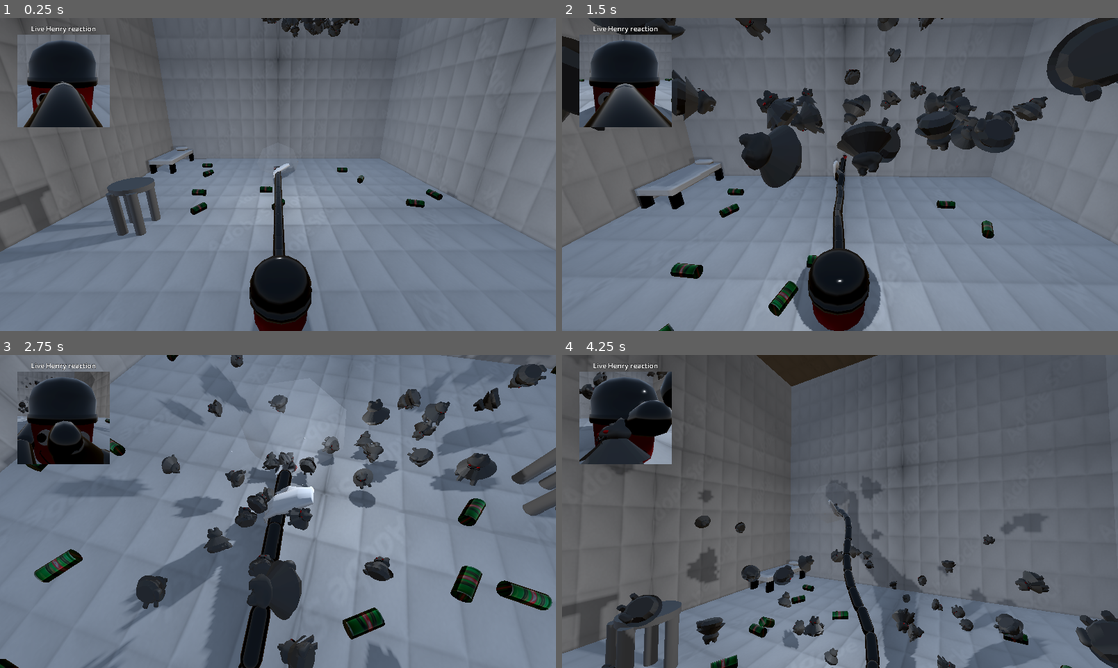
Above: before the commit, frames 1-4 (two rows, left to right).
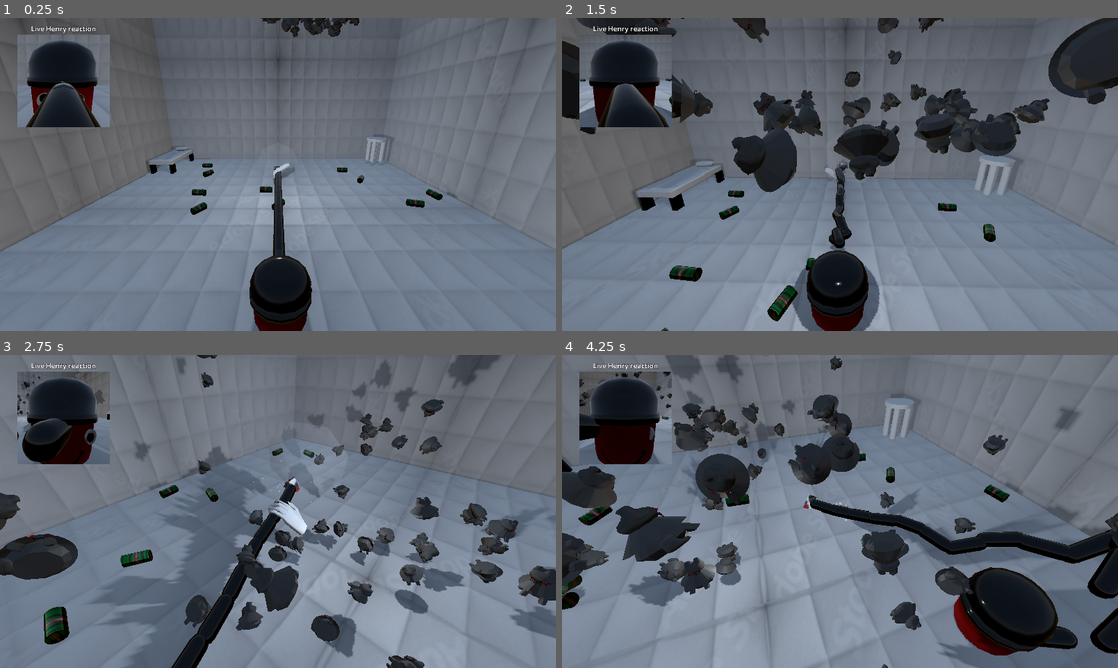
Above: after the commit, the same moments.

Repository: AleksGameJam/game-jam-2026
Game: Godot game, scene res://enemies/RoomWithEnemies.tscn
Same seed, same stepped clock (60 frames per second), same inputs: the game is played once before the commit and once after it. This scene is started directly instead of the project's main scene. Sound files missing from this copy of the repository are replaced by a short silence.
Inputs:
- Up to frame 1 (0.25 s): no input
- Up to frame 2 (1.5 s): hold E (rotate_right) 0.53-1.28 s; hold Space (turbo_mode) 0.53-1.28 s; hold Down (ui_down) from 1.28 s (still down); tap Space (turbo_mode) at 1.35 s
- Up to frame 3 (2.75 s): release Down (ui_down) at 2.03 s; hold E (rotate_right) from 2.03 s (still down); hold Space (turbo_mode) from 2.03 s (still down)
- Up to frame 4 (4.25 s): release E (rotate_right) at 2.78 s; release Space (turbo_mode) at 2.78 s; hold Up (ui_up) 2.78-3.53 s; tap Space (turbo_mode) at 2.85 s; hold Q (rotate_left) from 3.53 s (still down); hold Space (turbo_mode) from 3.53 s (still down)

The runs differ from the first frame. In frame 1, 2.3% of the frame differs, in the area x 0-71%, y 0-78%; in frame 2, 6.8%; in frame 3, 47%; in frame 4, 77%, in the area x 0-100%, y 0-100%.

Commit message:
chairsss

Diff:
--- a/enemies/RoomWithEnemies.tscn
+++ b/enemies/RoomWithEnemies.tscn
@@ -32,13 +32,23 @@
 
 [sub_resource type="WorldBoundaryShape3D" id="WorldBoundaryShape3D_5m2fx"]
 
+[sub_resource type="StandardMaterial3D" id="StandardMaterial3D_6aog7"]
+
 [sub_resource type="CylinderMesh" id="CylinderMesh_uu3oo"]
+material = SubResource("StandardMaterial3D_6aog7")
 height = 4.9799805
 
+[sub_resource type="StandardMaterial3D" id="StandardMaterial3D_auac0"]
+
 [sub_resource type="CylinderMesh" id="CylinderMesh_0elac"]
+material = SubResource("StandardMaterial3D_auac0")
 top_radius = 2.2
 bottom_radius = 2.2
 height = 0.5982666
+
+[sub_resource type="CylinderShape3D" id="CylinderShape3D_5m2fx"]
+height = 5.240967
+radius = 2.203125
 
 [node name="Room" type="Node3D" unique_id=405966503]
 script = ExtResource("1_gvfet")
@@ -323,6 +333,33 @@
 
 [node name="Ground" type="CollisionShape3D" parent="Ground" unique_id=1832173895]
 shape = SubResource("WorldBoundaryShape3D_5m2fx")
+
+[node name="Stool" type="RigidBody3D" parent="Ground" unique_id=1032738131]
+transform = Transform3D(1, 0, 0, 0, 1, 0, 0, 0, 1, -23.334156, 4.1111126, 18.38451)
+
+[node name="MeshInstance3D" type="MeshInstance3D" parent="Ground/Stool" unique_id=274514727]
+transform = Transform3D(1, 0, 0, 0, 1, 0, 0, 0, 1, -1.2186165, -0.38820457, 0.3567729)
+mesh = SubResource("CylinderMesh_uu3oo")
+
+[node name="MeshInstance3D3" type="MeshInstance3D" parent="Ground/Stool" unique_id=348695858]
+transform = Transform3D(1, 0, 0, 0, 1, 0, 0, 0, 1, -1.5843124, -0.38820457, -1.3856902)
+mesh = SubResource("CylinderMesh_uu3oo")
+
+[node name="MeshInstance3D4" type="MeshInstance3D" parent="Ground/Stool" unique_id=404683881]
+transform = Transform3D(1, 0, 0, 0, 1, 0, 0, 0, 1, 0.82321644, -0.38820457, 0.3567729)
+mesh = SubResource("CylinderMesh_uu3oo")
+
+[node name="MeshInstance3D5" type="MeshInstance3D" parent="Ground/Stool" unique_id=1889541539]
+transform = Transform3D(1, 0, 0, 0, 1, 0, 0, 0, 1, 0.82321644, -0.38820457, -1.9131193)
+mesh = SubResource("CylinderMesh_uu3oo")
+
+[node name="MeshInstance3D6" type="MeshInstance3D" parent="Ground/Stool" unique_id=551599995]
+transform = Transform3D(1, 0, 0, 0, 1, 0, 0, 0, 1, -0.28510284, 2.183878, -0.73808813)
+mesh = SubResource("CylinderMesh_0elac")
+
+[node name="CollisionShape3D" type="CollisionShape3D" parent="Ground/Stool" unique_id=418670306]
+transform = Transform3D(1, 0, 0, 0, 1, 0, 0, 0, 1, -0.3132229, -0.2244873, -0.7517338)
+shape = SubResource("CylinderShape3D_5m2fx")
 
 [node name="YouWon" type="Control" parent="." unique_id=185767342]
 visible = false
@@ -346,22 +383,29 @@
 theme_override_font_sizes/font_size = 120
 text = "You sucked!"
 
-[node name="MeshInstance3D" type="MeshInstance3D" parent="." unique_id=274514727]
-transform = Transform3D(1, 0, 0, 0, 1, 0, 0, 0, 1, -17.563866, -21.547672, 6.0248256)
-mesh = SubResource("CylinderMesh_uu3oo")
-
-[node name="MeshInstance3D3" type="MeshInstance3D" parent="." unique_id=348695858]
-transform = Transform3D(1, 0, 0, 0, 1, 0, 0, 0, 1, -17.929562, -21.547672, 3.4956303)
-mesh = SubResource("CylinderMesh_uu3oo")
-
-[node name="MeshInstance3D4" type="MeshInstance3D" parent="." unique_id=404683881]
-transform = Transform3D(1, 0, 0, 0, 1, 0, 0, 0, 1, -15.522033, -21.547672, 6.0248256)
-mesh = SubResource("CylinderMesh_uu3oo")
-
-[node name="MeshInstance3D5" type="MeshInstance3D" parent="." unique_id=1889541539]
-transform = Transform3D(1, 0, 0, 0, 1, 0, 0, 0, 1, -15.522033, -21.547672, 2.9682012)
-mesh = SubResource("CylinderMesh_uu3oo")
-
-[node name="MeshInstance3D6" type="MeshInstance3D" parent="." unique_id=551599995]
-transform = Transform3D(1, 0, 0, 0, 1, 0, 0, 0, 1, -16.630352, -18.97559, 4.1432323)
+[node name="Stool2" type="RigidBody3D" parent="." unique_id=1210757758]
+transform = Transform3D(1, 0, 0, 0, 1, 0, 0, 0, 1, 23.698322, -19.890747, -21.608467)
+
+[node name="MeshInstance3D" type="MeshInstance3D" parent="Stool2" unique_id=1719334891]
+transform = Transform3D(1, 0, 0, 0, 1, 0, 0, 0, 1, -1.2186165, -0.38820457, 0.3567729)
+mesh = SubResource("CylinderMesh_uu3oo")
+
+[node name="MeshInstance3D3" type="MeshInstance3D" parent="Stool2" unique_id=1237030863]
+transform = Transform3D(1, 0, 0, 0, 1, 0, 0, 0, 1, -1.5843124, -0.38820457, -1.3856902)
+mesh = SubResource("CylinderMesh_uu3oo")
+
+[node name="MeshInstance3D4" type="MeshInstance3D" parent="Stool2" unique_id=1826625662]
+transform = Transform3D(1, 0, 0, 0, 1, 0, 0, 0, 1, 0.82321644, -0.38820457, 0.3567729)
+mesh = SubResource("CylinderMesh_uu3oo")
+
+[node name="MeshInstance3D5" type="MeshInstance3D" parent="Stool2" unique_id=2049833009]
+transform = Transform3D(1, 0, 0, 0, 1, 0, 0, 0, 1, 0.82321644, -0.38820457, -1.9131193)
+mesh = SubResource("CylinderMesh_uu3oo")
+
+[node name="MeshInstance3D6" type="MeshInstance3D" parent="Stool2" unique_id=1758466104]
+transform = Transform3D(1, 0, 0, 0, 1, 0, 0, 0, 1, -0.28510284, 2.183878, -0.73808813)
 mesh = SubResource("CylinderMesh_0elac")
+
+[node name="CollisionShape3D" type="CollisionShape3D" parent="Stool2" unique_id=724891137]
+transform = Transform3D(1, 0, 0, 0, 1, 0, 0, 0, 1, -0.3132229, -0.2244873, -0.7517338)
+shape = SubResource("CylinderShape3D_5m2fx")
